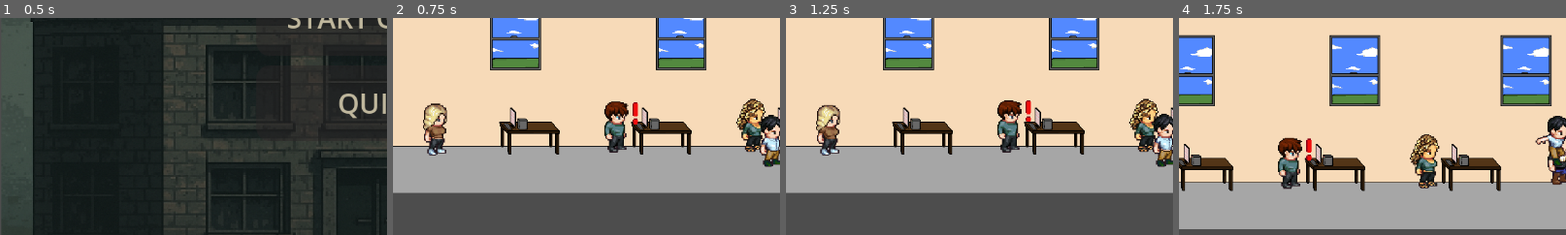
Above: before the commit, frames 1-4 (left to right).
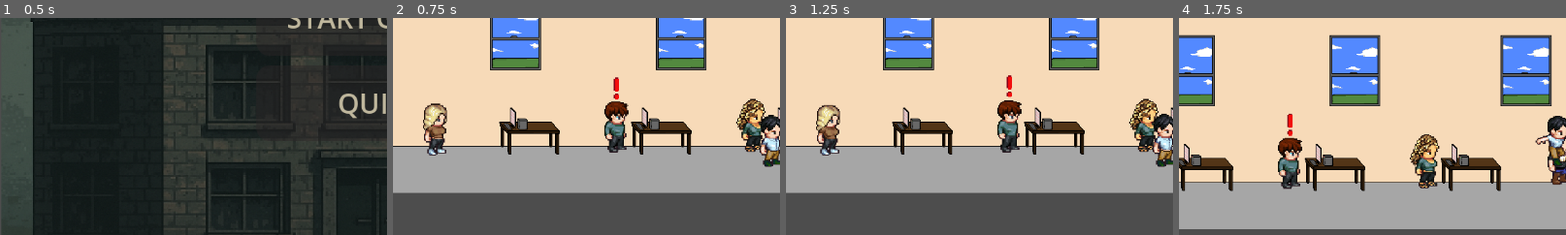
Above: after the commit, the same moments.

Repository: dmm04/Capstone-social-engineering-game-
Game: Godot game, scene res://Godot_Game_Files/main_menu.tscn
The game is run twice, just before and just after one commit, with the same random seed, the same clock (stepped at 60 frames per second) and the same inputs. Sound files missing from this copy of the repository are replaced by a short silence.
Inputs (mouse positions are % of the whole screen's width and height, from its top left):
- Up to frame 1 (0.5 s): no input
- Up to frame 2 (0.75 s): click "START GAME" at 0.5 s
- Up to frame 3 (1.25 s): no input
- Up to frame 4 (1.75 s): tap Enter (ui_accept) at 1.25, 1.52 s; move the mouse to (72, 45) at 1.27 s; hold Right (ui_right) from 1.28 s (still down); tap E (interact) at 1.35 s; click (72, 45) at 1.42 s
The pictures show only the part of the screen within x 0-50%, y 39-89%; the shares and areas given below are measured in that part.

Frame 1 is identical in both runs. In frame 2, 0.3% of the frame differs, in the area x 56-64%, y 27-50%; in frame 3, 0.3%; in frame 4, 0.3%, in the area x 27-35%, y 44-67%.

Commit message:
added some junk

Diff:
--- a/capstone/Godot_Game_Files/game.tscn
+++ b/capstone/Godot_Game_Files/game.tscn
@@ -15,7 +15,7 @@
 [ext_resource type="Script" uid="uid://ntcob37ojm7b" path="res://Godot_Game_Files/score.gd" id="9_2npts"]
 [ext_resource type="PackedScene" uid="uid://dvcynifnfhk4c" path="res://Godot_Game_Files/Assets/Buttons/!alert.tscn" id="9_woipg"]
 [ext_resource type="FontFile" uid="uid://b34psro2563xl" path="res://Godot_Game_Files/Assets/Fonts/dogicapixel.otf" id="14_1jyk3"]
-[ext_resource type="Script" uid="uid://b14l2wwp0qdu3" path="res://Godot_Game_Files/Assets/Characters/player.gd" id="14_eqekq"]
+[ext_resource type="Script" uid="uid://b14l2wwp0qdu3" path="res://Godot_Game_Files/Assets/Characters/Player.gd" id="14_eqekq"]
 
 [sub_resource type="GDScript" id="GDScript_woipg"]
 script/source = "extends Node
@@ -51,7 +51,7 @@
 theme_override_font_sizes/font_size = 8
 text = "WELCOME! Your job here is simple. Make sure no one does anything.
 
-The more disastors your prevent, the more money I... I mean we make!"
+The more disastors you prevent, the more money I... I mean we make!"
 autowrap_mode = 2
 
 [node name="Chatbubble" type="Sprite2D" parent="Event_Tree"]
@@ -60,7 +60,7 @@
 texture = ExtResource("7_gy2er")
 
 [node name="Alert" parent="." instance=ExtResource("9_woipg")]
-position = Vector2(110, 372)
+position = Vector2(92.94, 348.59)
 monitorable = false
 
 [node name="NPC\'s" type="Node" parent="."]
